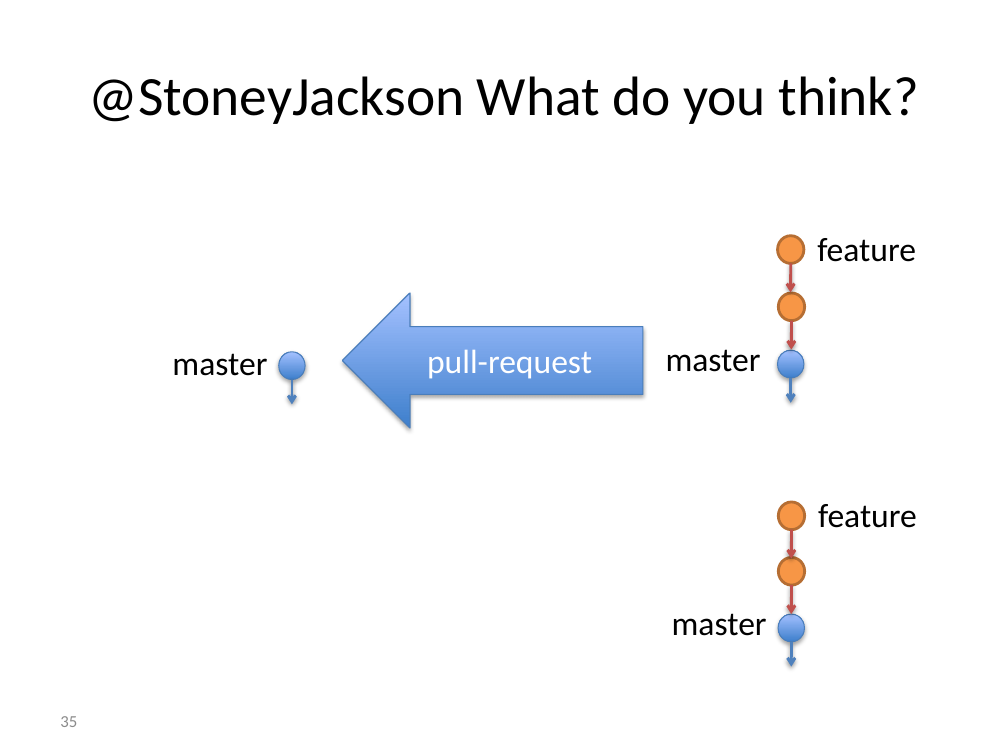
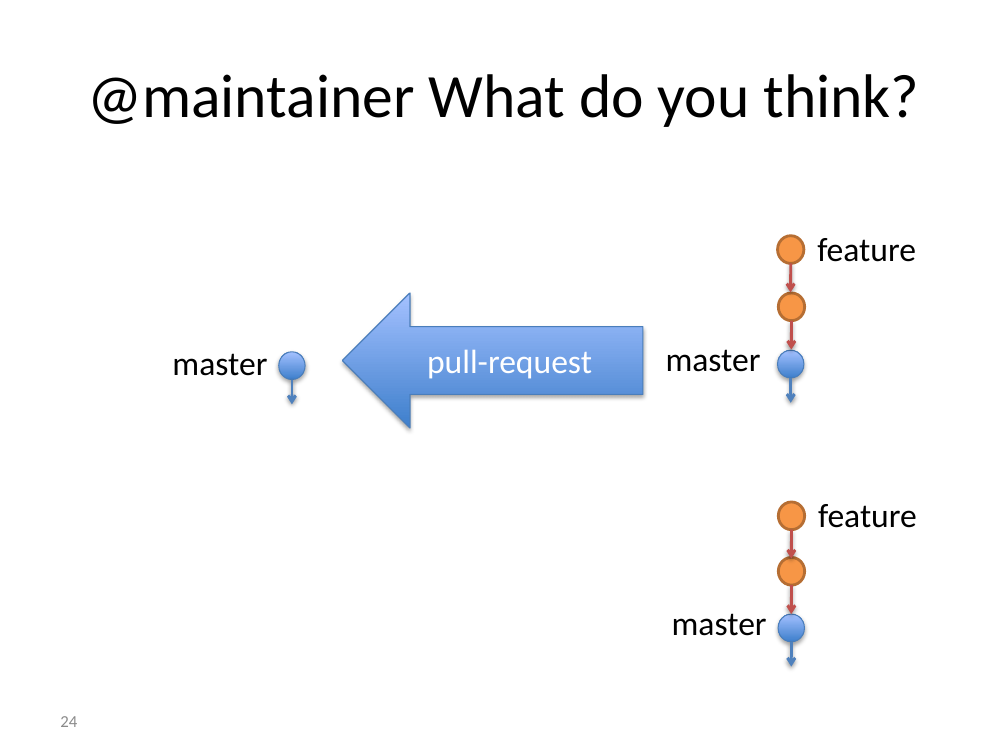
Before and after one commit to foss2serve/github-workflow-activity, a slide deck: slide 24 of activity/presentation.pptx (slide 35 before the commit). Drawn at 1008x756 pixels with LibreOffice and Linux fonts; fonts in the diff are those of the drawing; background and template pictures are left out. Boxes give left, top, right and bottom in pixels: in the first picture for what was removed or moved away, otherwise in the second. Text is boxed around its words. In the diff, an @@ line names an element or a change of style, - is before the commit and + after.

```diff
--- a/activity/presentation.pptx
+++ b/activity/presentation.pptx
@@ title at bbox=[87, 74, 920, 127]: text changed; size 39.6 to 44 pt @@
-@StoneyJackson What do you think?
+@maintainer What do you think?
@@ page number at bbox=[60, 716, 77, 727]: text changed @@
-35
+24
```
Also in this commit, not shown: 10 other slides changed, 11 slides removed.
